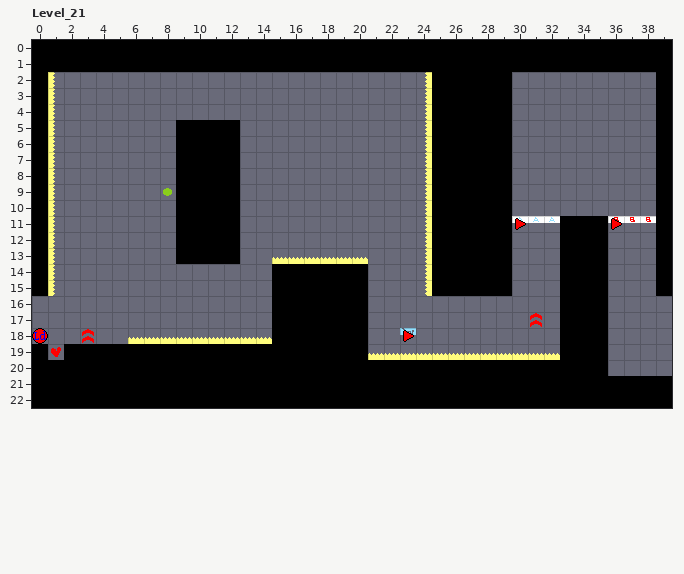
One commit to this LDtk project: Assets/Game/World/Levels.ldtk. Above is the file before it was changed.
Cells are 16x16 px. Shown: Level_21 x 0..39, y 0..22. The commit also changed other parts of the map, which this record leaves out.
Once edited:
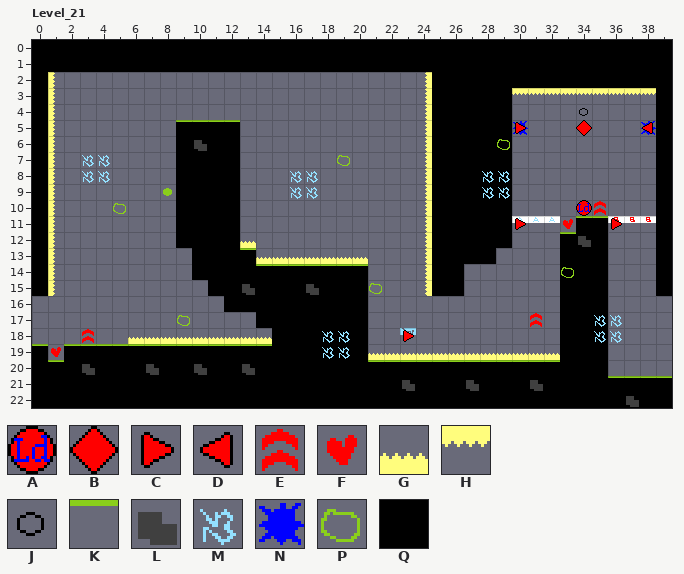
Key: from "Controls": A 0, B 1, C 5, D 7; from "Entities": E 1, F 6, G 14, H 15, J 20, K 28, L 34, M 39, N 50, P 53; from "Ground": Q 0.
_ is an empty cell, . an unchanged one.
Difference:
--- layer "Ground"
@@ x 30..38 @@
- 2 _________
+ 2 QQQQQQQQQ
@@ x 33..33 @@
-11 Q
+11 _
@@ x 9..29 @@
-13 Q..._...............Q
-14 ._____............QQQ
-15 ..____............QQQ
-16 ...___...............
-17 ....._...............
+13 _...Q..............._
+14 .QQQQQ............___
+15 ..QQQQ............___
+16 ...QQQ...............
+17 .....Q...............
--- layer "Entities"
@@ x 3..38 @@
- 3 ..........................._________
- 4 ..............................._....
- 5 ......____................._......._
- 6 ......._.................._.........
- 7 __.............._...................
- 8 __...........__..........__.........
- 9 .............__..........__.........
-10 .._............................._...
-11 ..............................___...
-12 .........._...................__....
-13 ..........__........................
-14 ..........._______............_.....
-15 .........._..._..._.................
+ 3 ...........................HHHHHHHHH
+ 4 ...............................J....
+ 5 ......KKKK.................N.......N
+ 6 .......L..................P.........
+ 7 MM..............P...................
+ 8 MM...........MM..........MM.........
+ 9 .............MM..........MM.........
+10 ..P.............................E...
+11 ..............................FKK...
+12 ..........G...................KL....
+13 ..........KG........................
+14 ...........KKKKKKK............P.....
+15 ..........L...L...P.................
@@ x 0..39 @@
-17 ........._.........................__...
-18 ..................__...............__...
-19 _._____________...__....................
-20 ._._..._.._.._.......____________.......
-21 ......................._..._..._....____
-22 ....................................._..
+17 .........P.........................MM...
+18 ..................MM...............MM...
+19 K.KKKKKKKKKKKKK...MM....................
+20 .K.L...L..L..L.......KKKKKKKKKKKK.......
+21 .......................L...L...L....KKKK
+22 .....................................L..
--- layer "Controls"
@@ x 30..38 @@
- 5 _..._..._
+ 5 C...B...D
@@ x 34..34 @@
-10 _
+10 A
@@ x 0..0 @@
-18 A
+18 _
